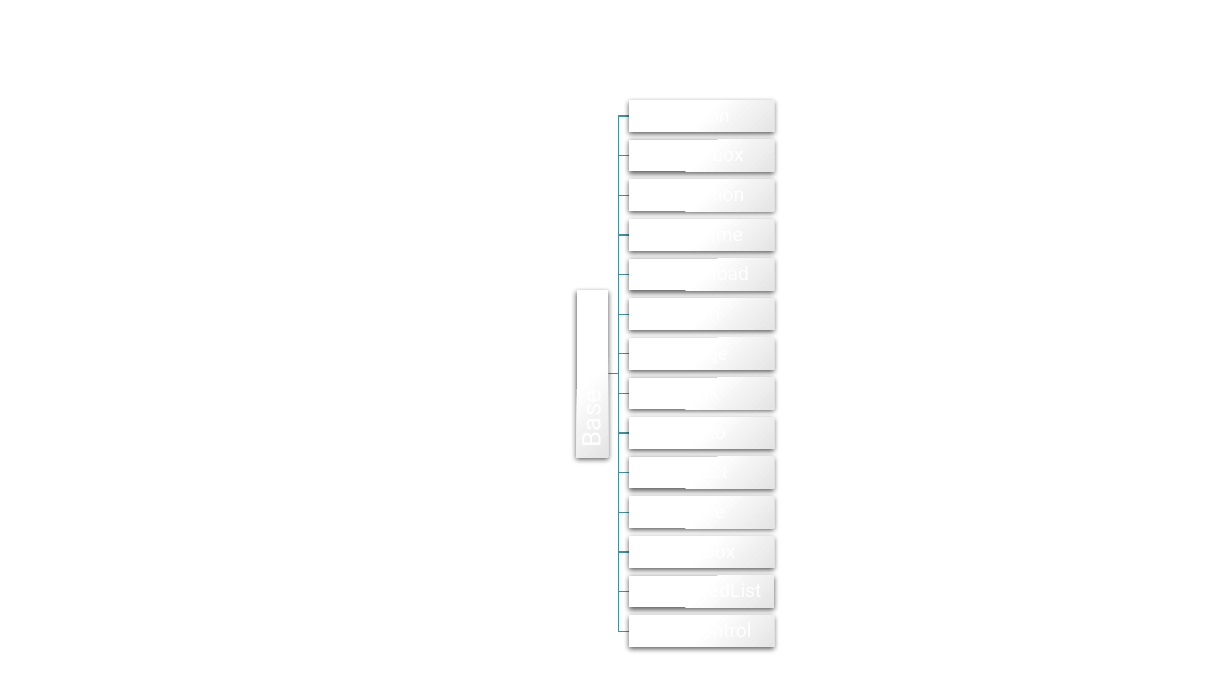
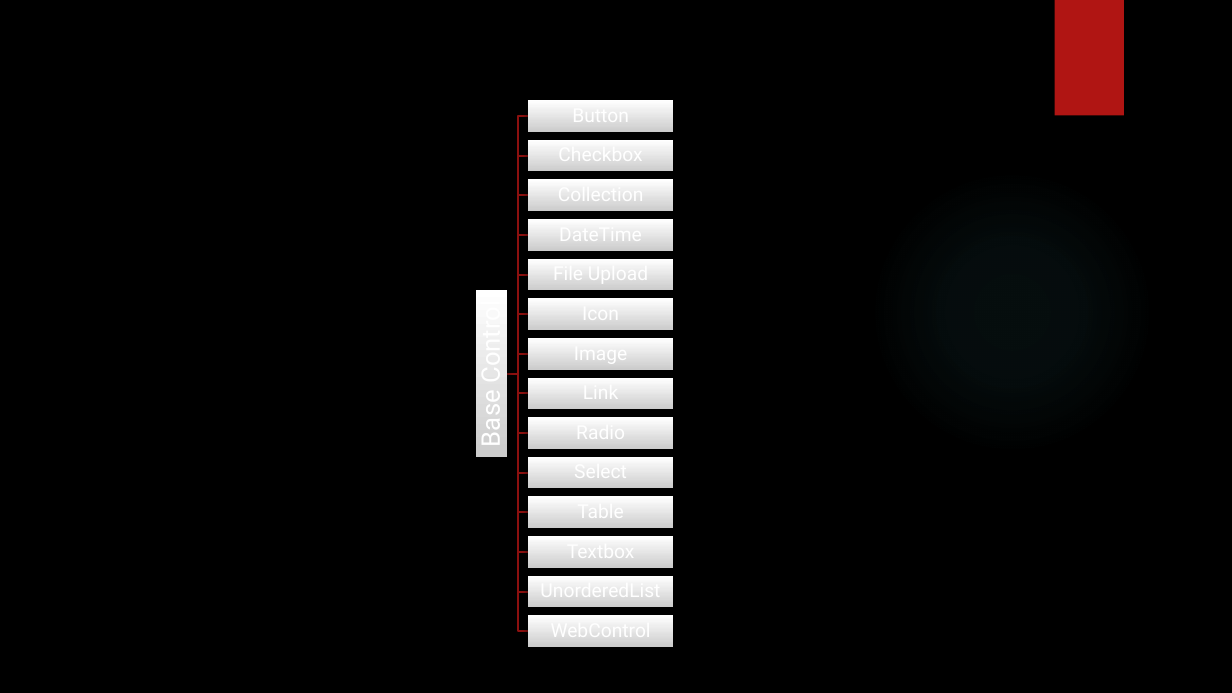
Before and after one commit to peterrexj/Selenium.Essentials, a slide deck: slide 2 of docs/resources/presentations/Selenium Essentials.pptx. Drawn at 1232x693 pixels with LibreOffice and Linux fonts; fonts in the diff are those of the drawing; background and template pictures are left out. Boxes give left, top, right and bottom in pixels: in the first picture for what was removed or moved away, otherwise in the second. Text is boxed around its words. In the diff, an @@ line names an element or a change of style, - is before the commit and + after.

```diff
--- a/docs/resources/presentations/Selenium Essentials.pptx
+++ b/docs/resources/presentations/Selenium Essentials.pptx
@@ background #FFFFFF to picture (left out) @@
@@ rectangle added at bbox=[1055, 0, 1124, 116], fill #B01513 @@
@@ outline #4090A0 1 pt to #8D110F 1.5 pt in 14 elements at bbox=[507, 373, 529, 552], bbox=[507, 373, 529, 512], bbox=[507, 373, 529, 472], bbox=[507, 354, 529, 373], bbox=[507, 235, 529, 373], bbox=[507, 373, 529, 631], bbox=[507, 373, 529, 592], bbox=[507, 373, 529, 433], bbox=[507, 373, 529, 393], bbox=[507, 314, 529, 373], bbox=[507, 274, 529, 373], bbox=[507, 195, 529, 373], bbox=[507, 156, 529, 374], bbox=[507, 116, 529, 374] @@
@@ ellipse added at bbox=[870, 169, 1154, 454], fill gradient #50B9C1 @@
@@ 15 rectangles, 14 freeform shapes, 1 text: place and size @@
-15 rectangles, 14 freeform shapes, 1 text at bbox=[574, 100, 775, 647]
+15 rectangles, 14 freeform shapes, 1 text at bbox=[473, 100, 674, 647]
@@ fill gradient #FFFFFF to #E5E5E5 to gradient #FFFFFF to #CDCDCD; shadow changed in 15 elements at bbox=[476, 290, 508, 457], bbox=[529, 100, 674, 131], bbox=[529, 140, 674, 171], bbox=[529, 179, 674, 211], bbox=[529, 219, 674, 250], bbox=[529, 259, 674, 290], bbox=[529, 299, 674, 330], bbox=[529, 338, 674, 370], bbox=[529, 378, 674, 409], bbox=[529, 418, 674, 449], bbox=[529, 457, 674, 488], bbox=[529, 496, 674, 528], bbox=[529, 536, 674, 567], bbox=[529, 576, 674, 607], bbox=[529, 616, 674, 647] @@
@@ group added at bbox=[540, 102, 660, 642]: 14 texts @@
+Button
+Checkbox
+Collection
+DateTime
+File Upload
+Icon
+Image
+Link
+Radio
+Select
+Table
+Textbox
+UnorderedList
+WebControl
```
Also in this commit, not shown: 1 other slide changed, 3 slides removed.
